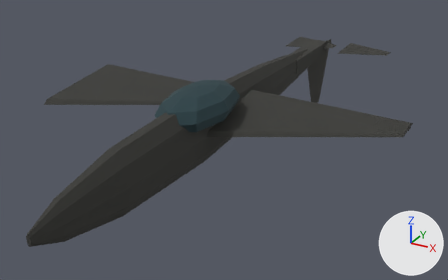
The glTF model game/assets/units/f16_Destroyed.glb: old version first, new version second.
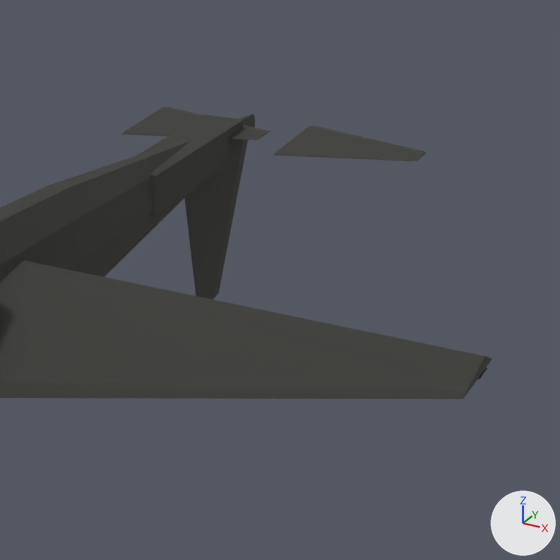
There are two pictures of each version: one whole from a 50 mm camera at (7.32, -13.86, 7.62) aimed at (-0.14, -0.31, 0.84), one close up on the part from 54% to 97% of the width and 0% to 69% of the height. Every picture has the same lights, and +X, +Y and +Z are marked at lower right. The older version's two pictures come first. Where no turn or scale is listed for an object, it has been applied to the vertices.

The scene before the commit, as lines of its bpy script (objects in view):
```python
me_elevator_l = bpy.data.meshes.new('Elevator_L')
me_elevator_l.from_pydata(...)  # 8 vertices, 12 faces; spans x 0.0..1.51, y -0.75..0.75, z 0.0..0.05
me_elevator_l.materials.append(mat_burned)  # dark grey #383835
me_elevator_r = bpy.data.meshes.new('Elevator_R')
me_elevator_r.from_pydata(...)  # 8 vertices, 12 faces; spans x 0.0..1.51, y -0.75..0.75, z 0.0..0.05
me_elevator_r.materials.append(mat_burned)  # dark grey #383835
me_fuselage = bpy.data.meshes.new('Fuselage')
me_fuselage.from_pydata(...)  # 70 vertices, 136 faces; spans x -0.4..0.4, y -7.5..7.5, z -0.9..0.9
me_fuselage.materials.append(mat_burned)  # dark grey #383835
me_rudder = bpy.data.meshes.new('Rudder')
me_rudder.from_pydata(...)  # 8 vertices, 12 faces; spans x 0.0..0.05, y -1.2..1.2, z -2.1..0.0
me_rudder.materials.append(mat_burned)  # dark grey #383835
ob_elevator_l = bpy.data.objects.new('Elevator_L', me_elevator_l)
ob_elevator_l.location = (-0.94, 6.31, 1.95)
ob_elevator_r = bpy.data.objects.new('Elevator_R', me_elevator_r)
ob_elevator_r.location = (0.94, 6.31, 1.95)
ob_fuselage = bpy.data.objects.new('Fuselage', me_fuselage)
ob_fuselage.parent = ob_root
ob_fuselage.location = (0.0, 0.0, 0.0)
ob_rudder = bpy.data.objects.new('Rudder', me_rudder)
ob_rudder.location = (0.0, 6.31, 1.85)
# also in view: 'TailBoom' at (0.0, 5.11, 1.85); 'Wing_R' at (2.27, -0.73, 1.95)
```
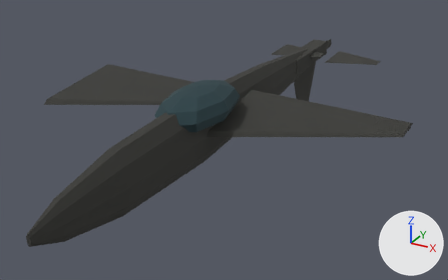
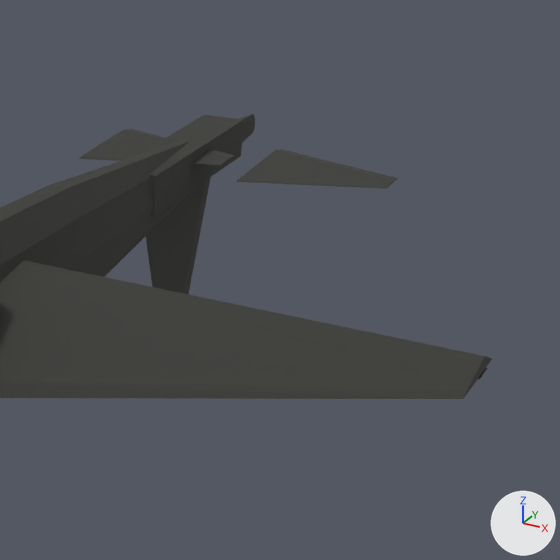
The change, as a diff of the scene's bpy script:
```diff
--- a/game/assets/units/f16_Destroyed.glb.py
+++ b/game/assets/units/f16_Destroyed.glb.py
@@ ob_elevator_l @@
 ob_elevator_l = bpy.data.objects.new('Elevator_L', me_elevator_l)
-ob_elevator_l.location = (-0.94, 6.31, 1.95)
+ob_elevator_l.location = (-0.94, 5.11, 1.95)
@@ ob_elevator_r @@
 ob_elevator_r = bpy.data.objects.new('Elevator_R', me_elevator_r)
-ob_elevator_r.location = (0.94, 6.31, 1.95)
+ob_elevator_r.location = (0.94, 5.11, 1.95)
@@ ob_rudder @@
 ob_rudder = bpy.data.objects.new('Rudder', me_rudder)
-ob_rudder.location = (0.0, 6.31, 1.85)
+ob_rudder.location = (0.0, 5.11, 1.85)
```

Pixel boxes [x1, y1, x2, y2] of what changed, in the close-ups (560 x 560 px):
'Rudder', moved: before [185, 122, 248, 300]; after [146, 177, 211, 294]
'Elevator_R', moved: before [274, 126, 427, 162]; after [236, 149, 398, 189]
'Elevator_L', moved: before [121, 107, 270, 140]; after [79, 129, 235, 165]
